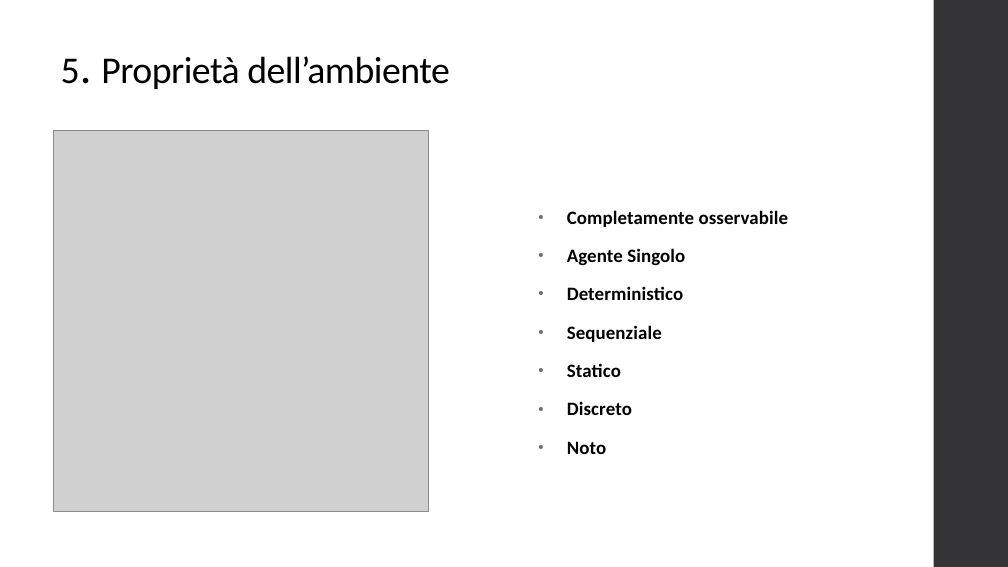
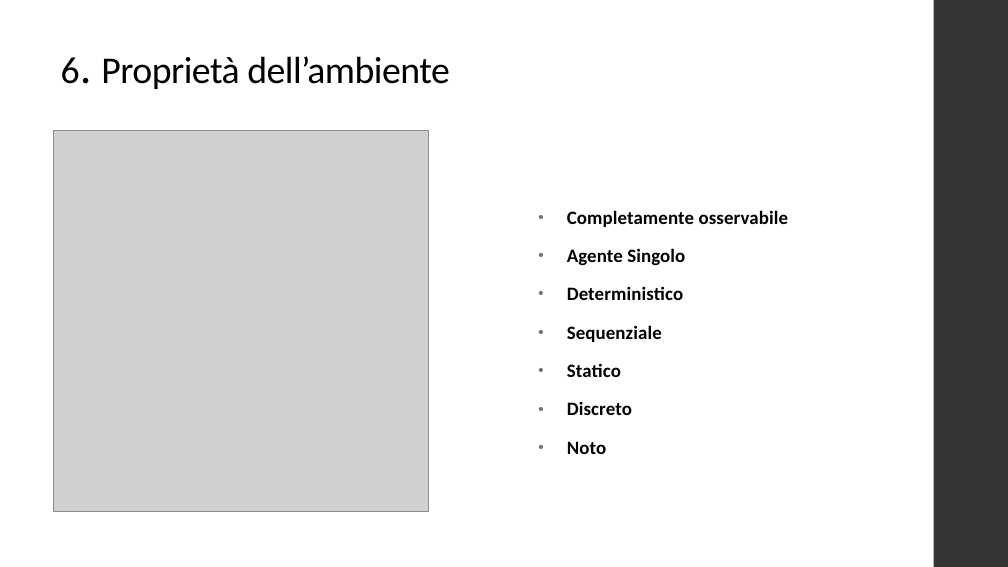
Before and after one commit to Crex99/KEY-KNOWLEDGE, a slide deck: slide 7 of FIA/KEY_KNOWNLEDGE.pptx (slide 6 before the commit). Drawn at 1008x567 pixels with LibreOffice and Linux fonts; fonts in the diff are those of the drawing; grey boxes stand for pictures. Boxes give left, top, right and bottom in pixels: in the first picture for what was removed or moved away, otherwise in the second. Text is boxed around its words. In the diff, an @@ line names an element or a change of style, - is before the commit and + after.

```diff
--- a/FIA/KEY_KNOWNLEDGE.pptx
+++ b/FIA/KEY_KNOWNLEDGE.pptx
@@ title at bbox=[61, 56, 449, 89]: text changed @@
-5. Proprietà dell’ambiente
+6. Proprietà dell’ambiente
```
Also in this commit, not shown: 4 other slides changed, 1 slide added, 1 other file.
